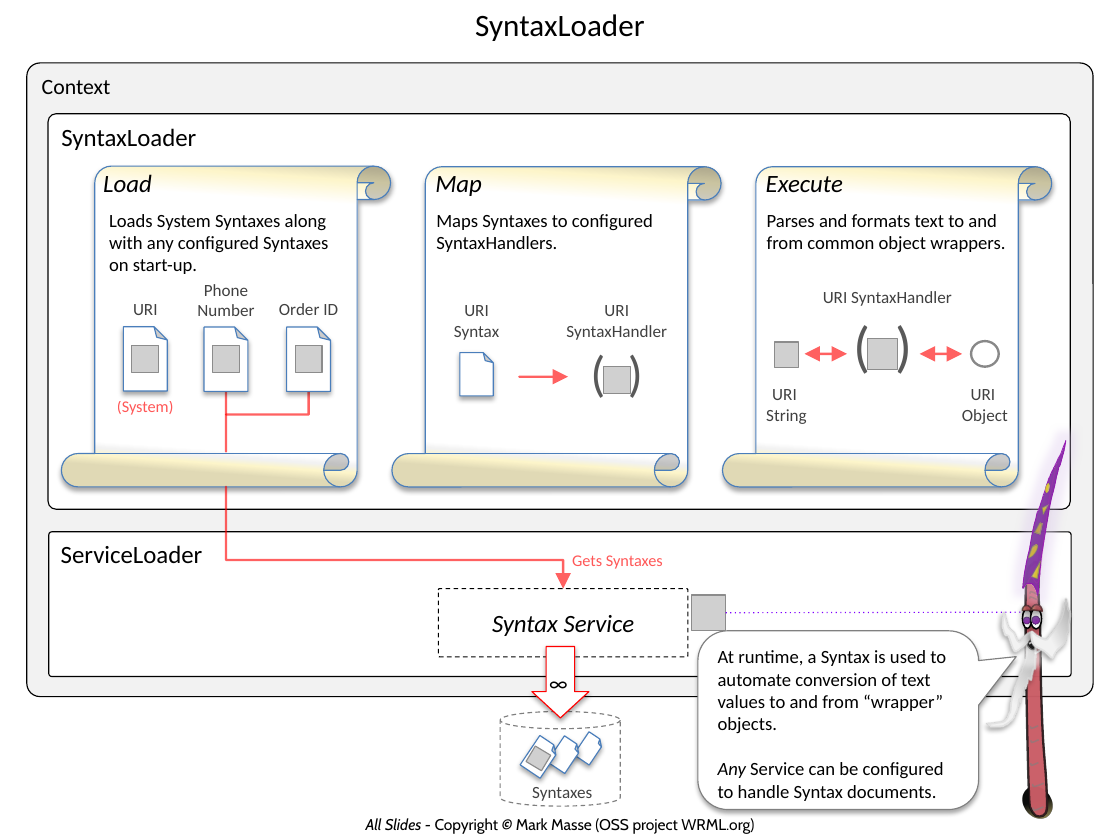
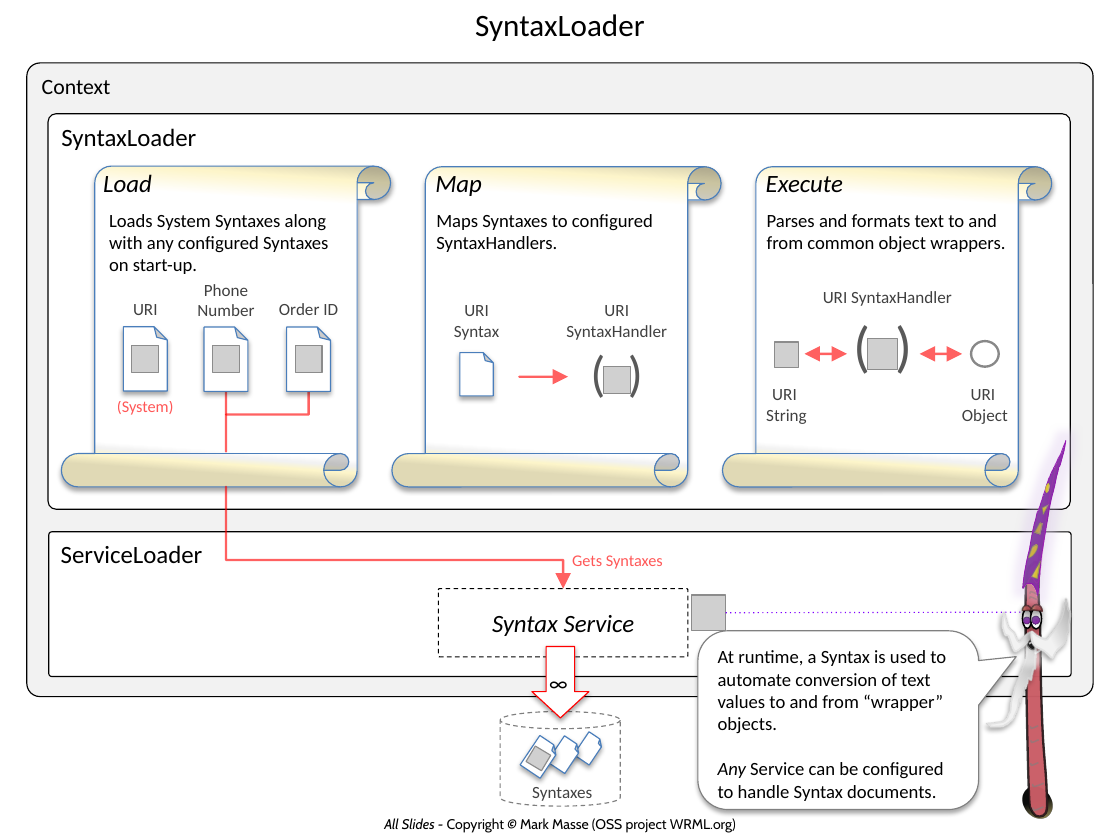
Before and after one commit to wrml/wrml, a slide deck: slide 14 of doc/WRML_DesignNotes.pptx. Drawn at 1120x840 pixels with LibreOffice and Linux fonts; fonts in the diff are those of the drawing; grey boxes stand for pictures; background and template pictures are left out. Boxes give left, top, right and bottom in pixels: in the first picture for what was removed or moved away, otherwise in the second. Text is boxed around its words. In the diff, an @@ line names an element or a change of style, - is before the commit and + after.

```diff
--- a/doc/WRML_DesignNotes.pptx
+++ b/doc/WRML_DesignNotes.pptx
@@ text "All Slides - Copyright © ...": place and size @@
-text "All Slides - Copyright © ..." at [366, 818, 754, 834]
+text "All Slides - Copyright © ..." at [384, 818, 736, 833]
@@ text "All Slides - Copyright © ..." at [384, 818, 736, 833]: size 10 to 9 pt @@
```
Also in this commit, not shown: 16 other slides changed, 1 slide added, 1 slide removed, 24 other files.
